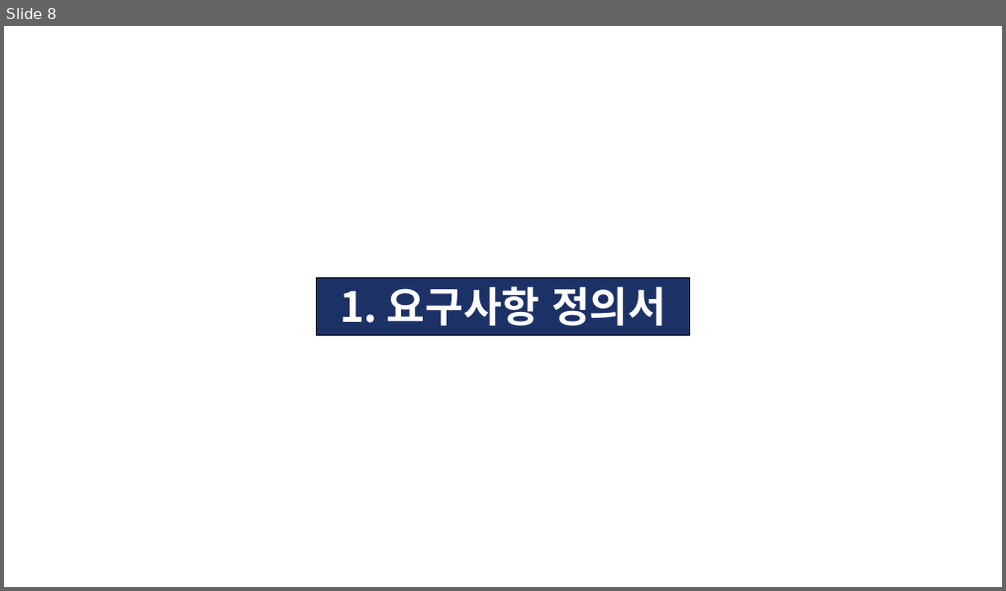
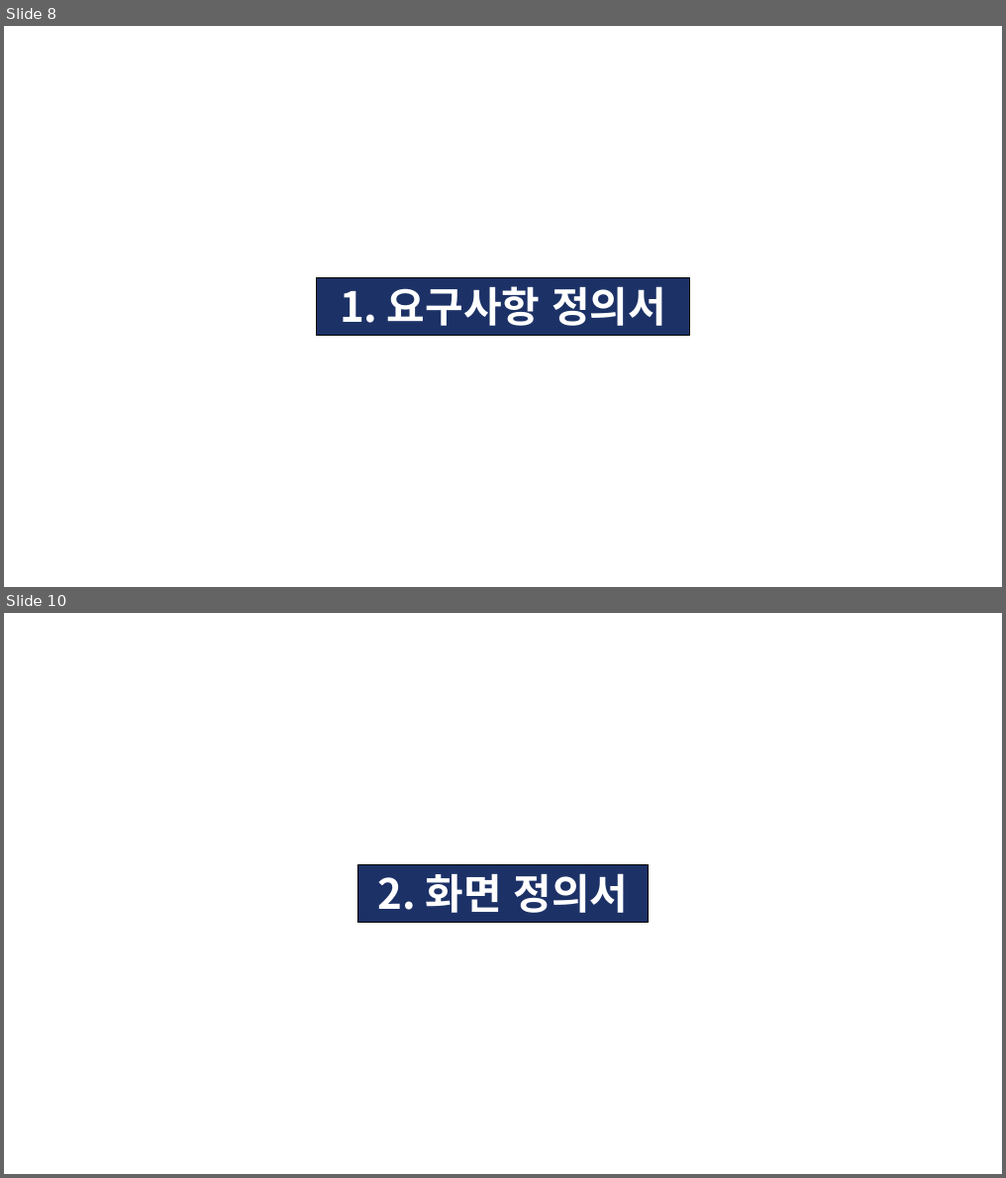
Before and after one commit to KIM-BEOMSOO/study, a slide deck: 00.공부 정리(최종)/03.Spring/01.FastCampus_남궁성/02.실습/(sts3)Spring 게시판 만들기 실습(2탄)_231230.pptx. Shown one above the other, each under a label of ours: slide 8 before the commit, slides 8 and 10 after it; the slides between them are not shown. The pictures are 1006x591 and 1006x1178 pixels, drawn with LibreOffice and Linux fonts; fonts in the diff are those of the drawing. Boxes give left, top, right and bottom in pixels: in the first picture for what was removed or moved away, otherwise in the second. Text is boxed around its words. In the diff, an @@ line names an element or a change of style, - is before the commit and + after.

```diff
--- a/00.공부 정리(최종)/03.Spring/01.FastCampus_남궁성/02.실습/(sts3)Spring 게시판 만들기 실습(2탄)_231230.pptx
+++ b/00.공부 정리(최종)/03.Spring/01.FastCampus_남궁성/02.실습/(sts3)Spring 게시판 만들기 실습(2탄)_231230.pptx
@@ slide 10 added at [4, 613, 1002, 1174], background #FFFFFF @@
@@ rectangle added at [358, 864, 648, 922], fill #1C3166, outline #000000 0.75 pt, 40 pt, text #FFFFFF, bold @@
+2. 화면 정의서
```
Also in this commit, not shown: 1 slide changed, 15 other slides added, 1 other file.
